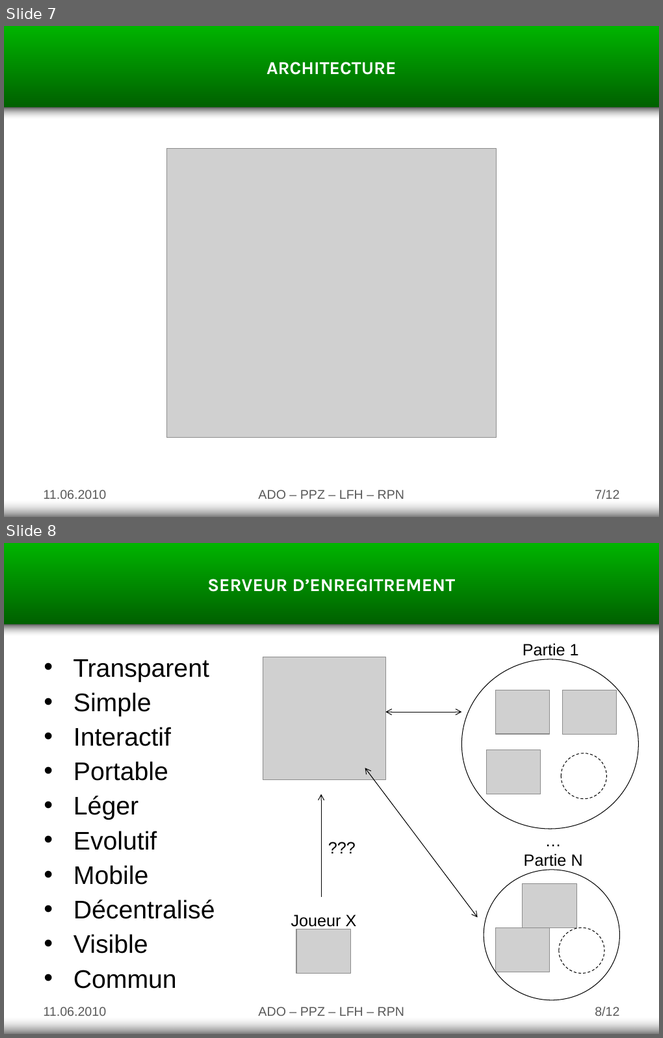
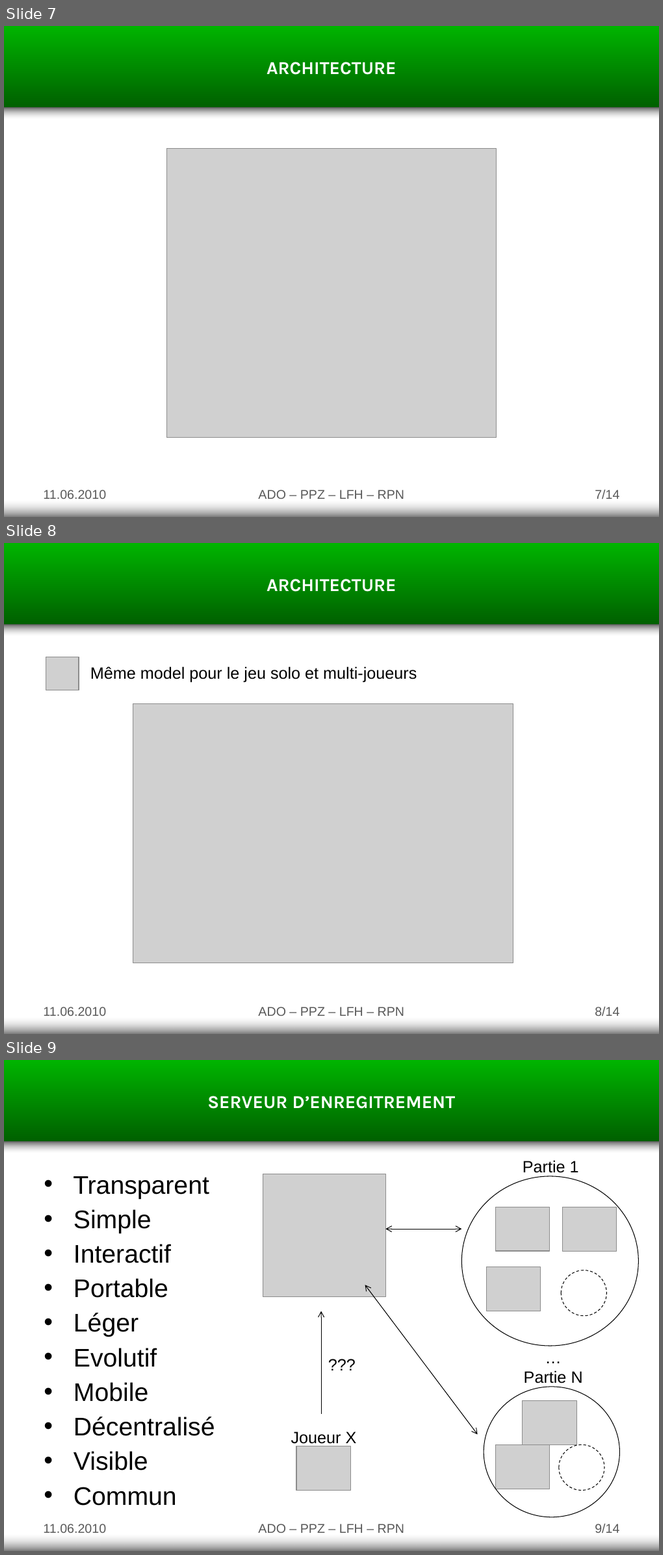
Before and after one commit to goupildb/asd-tower-defense, a slide deck: documents/v2.0/Presentation final ASD - Tower Defense v2.0.pptx. Shown one above the other, each under a label of ours: slides 7 and 8 before the commit, slides 7, 8 and 9 after it. The pictures are 663x1038 and 663x1555 pixels, drawn with LibreOffice and Linux fonts; fonts in the diff are those of the drawing; grey boxes stand for pictures; background and template pictures are left out. Boxes give left, top, right and bottom in pixels: in the first picture for what was removed or moved away, otherwise in the second. Text is boxed around its words. In the diff, an @@ line names an element or a change of style, - is before the commit and + after.

```diff
--- a/documents/v2.0/Presentation final ASD - Tower Defense v2.0.pptx
+++ b/documents/v2.0/Presentation final ASD - Tower Defense v2.0.pptx
@@ slide 8 added at <box>4,543,659,1034</box>, background #FFFFFF @@
@@ rectangle added at <box>4,543,659,625</box>, fill gradient #00B400 to #006000 @@
@@ text added at <box>267,579,396,592</box>, 20 pt, text #FFFFFF, bold @@
+ARCHITECTURE
@@ rectangle added at <box>4,625,659,636</box>, fill gradient #5F5F5F to #DDDDDD @@
@@ picture added at <box>46,657,79,690</box> @@
@@ text added at <box>90,667,417,683</box>, 18 pt, text #000000 @@
+Même model pour le jeu solo et multi-joueurs
@@ picture added at <box>133,704,513,963</box> @@
@@ text added at <box>43,1007,106,1016</box>, 14 pt, text #595959 @@
+11.06.2010
@@ text added at <box>258,1007,404,1016</box>, 14 pt, text #595959 @@
+ADO – PPZ – LFH – RPN
@@ page number added at <box>595,1007,620,1016</box>, 14 pt, text #595959 @@
+8/14
@@ rectangle added at <box>4,1018,659,1034</box>, fill gradient #DDDDDD to #767676 @@
@@ page number at <box>595,490,620,499</box>: text changed @@
-7/12
+7/14
@@ what was slide 8 is now slide 9 @@
@@ page number at <box>595,1524,620,1533</box>: text changed @@
-8/12
+9/14
```
Also in this commit, not shown: 4 slides changed, 1 other file.
